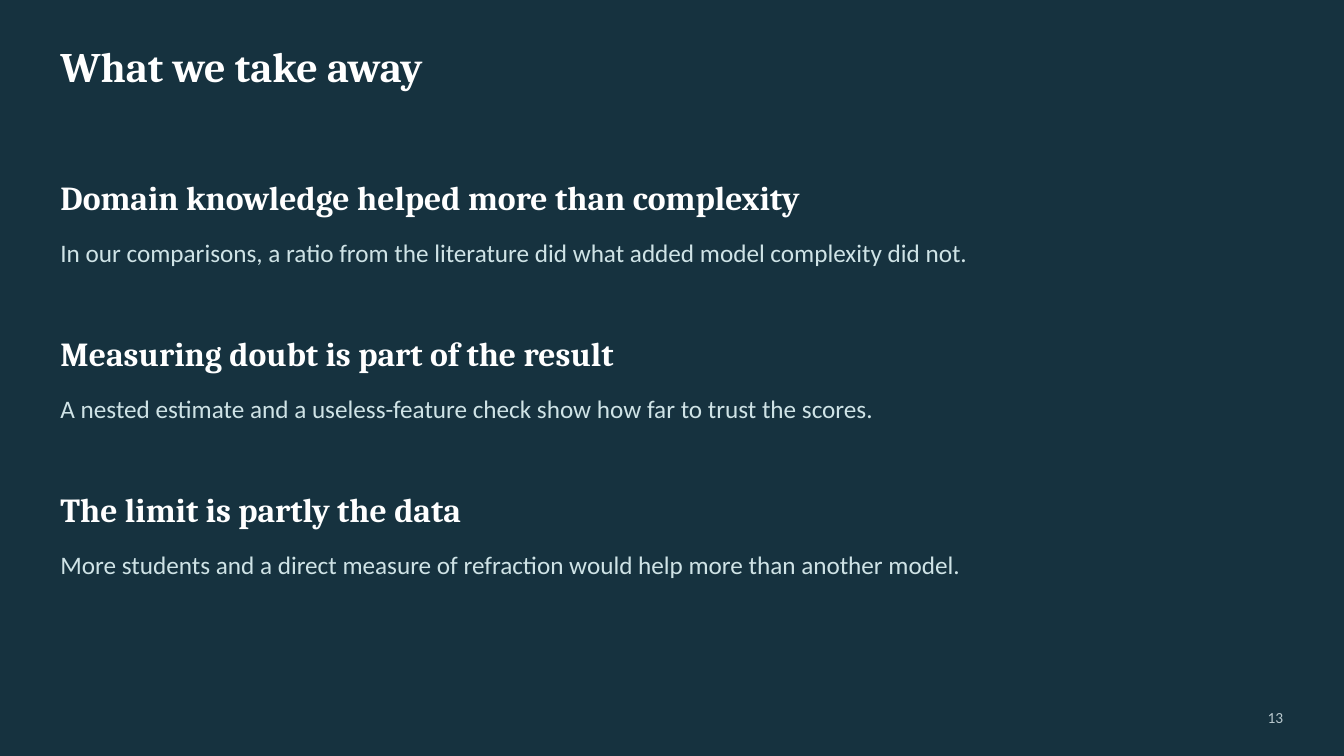
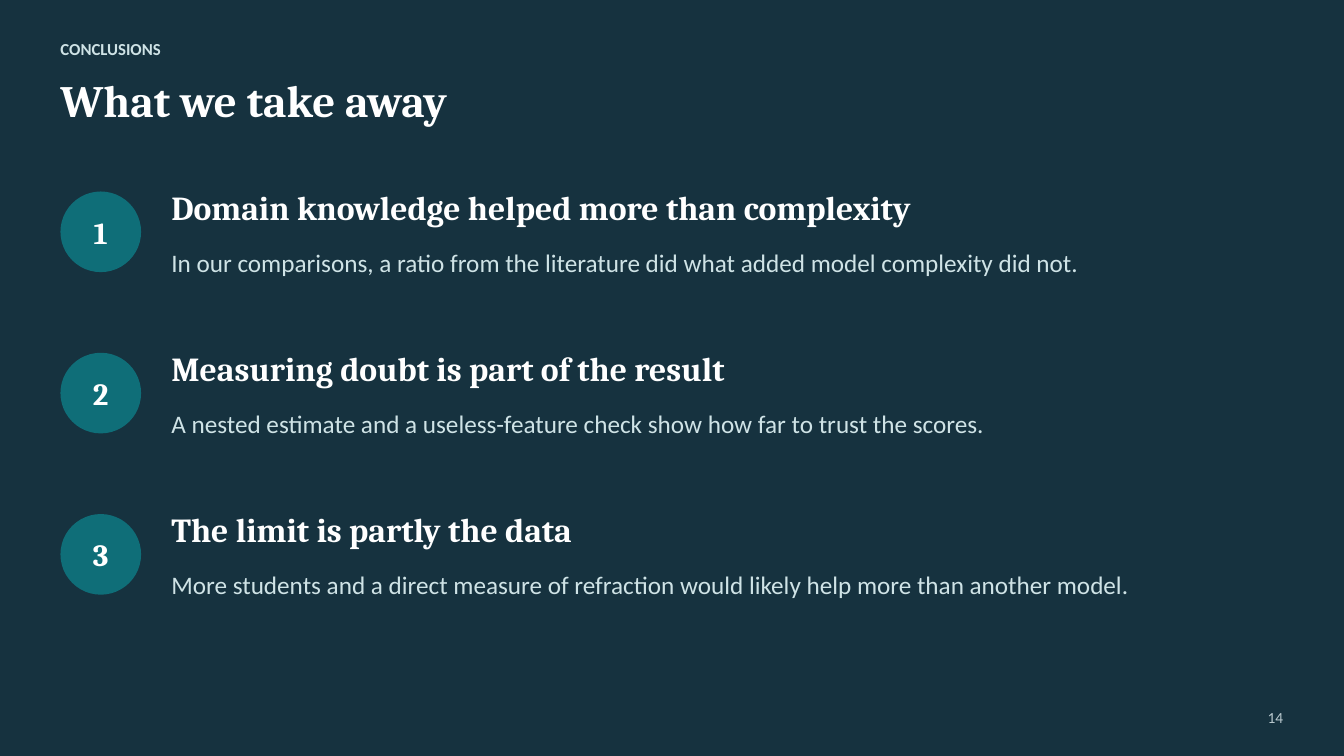
Before and after one commit to tomas20oriol-jpg/miopia-ml-project, a slide deck: slide 14 of slides/myopia_presentation.pptx (slide 13 before the commit). Drawn at 1344x756 pixels with LibreOffice and Linux fonts; fonts in the diff are those of the drawing. Boxes give left, top, right and bottom in pixels: in the first picture for what was removed or moved away, otherwise in the second. Text is boxed around its words. In the diff, an @@ line names an element or a change of style, - is before the commit and + after.

```diff
--- a/slides/myopia_presentation.pptx
+++ b/slides/myopia_presentation.pptx
@@ text added at (x1=60, y1=44, x2=160, y2=55), 12 pt, text #CFE3E6, bold @@
+CONCLUSIONS
@@ title "What we take away" moved from (x1=60, y1=53, x2=422, y2=92) to (x1=60, y1=86, x2=447, y2=127) @@
@@ title "What we take away" at (x1=60, y1=86, x2=447, y2=127): size 30 to 32 pt @@
@@ ellipse added at (x1=60, y1=192, x2=141, y2=272), fill #0F6E78, 22 pt, text #FFFFFF, bold @@
+1
@@ text "Domain knowledge helped more than ..." moved from (x1=60, y1=186, x2=800, y2=218) to (x1=171, y1=196, x2=911, y2=228) @@
@@ text "In our comparisons, a ratio ..." moved from (x1=60, y1=244, x2=967, y2=266) to (x1=171, y1=254, x2=1077, y2=276) @@
@@ ellipse added at (x1=60, y1=353, x2=141, y2=434), fill #0F6E78, 22 pt, text #FFFFFF, bold @@
+2
@@ text "Measuring doubt is part of ..." moved from (x1=60, y1=342, x2=614, y2=374) to (x1=171, y1=357, x2=724, y2=389) @@
@@ text "A nested estimate and a ..." moved from (x1=60, y1=400, x2=873, y2=418) to (x1=171, y1=415, x2=984, y2=433) @@
@@ text "The limit is partly the ..." moved from (x1=60, y1=498, x2=461, y2=530) to (x1=171, y1=518, x2=572, y2=550) @@
@@ ellipse added at (x1=60, y1=514, x2=141, y2=595), fill #0F6E78, 22 pt, text #FFFFFF, bold @@
+3
@@ text at (x1=171, y1=576, x2=1128, y2=598): text changed @@
-More students and a direct measure of refraction would help more than another model.
+More students and a direct measure of refraction would likely help more than another model.
@@ text at (x1=1268, y1=713, x2=1284, y2=723): text changed @@
-13
+14
```
Also in this commit, not shown: 13 other slides changed, 2 slides added, 1 slide removed, 14 other files.
